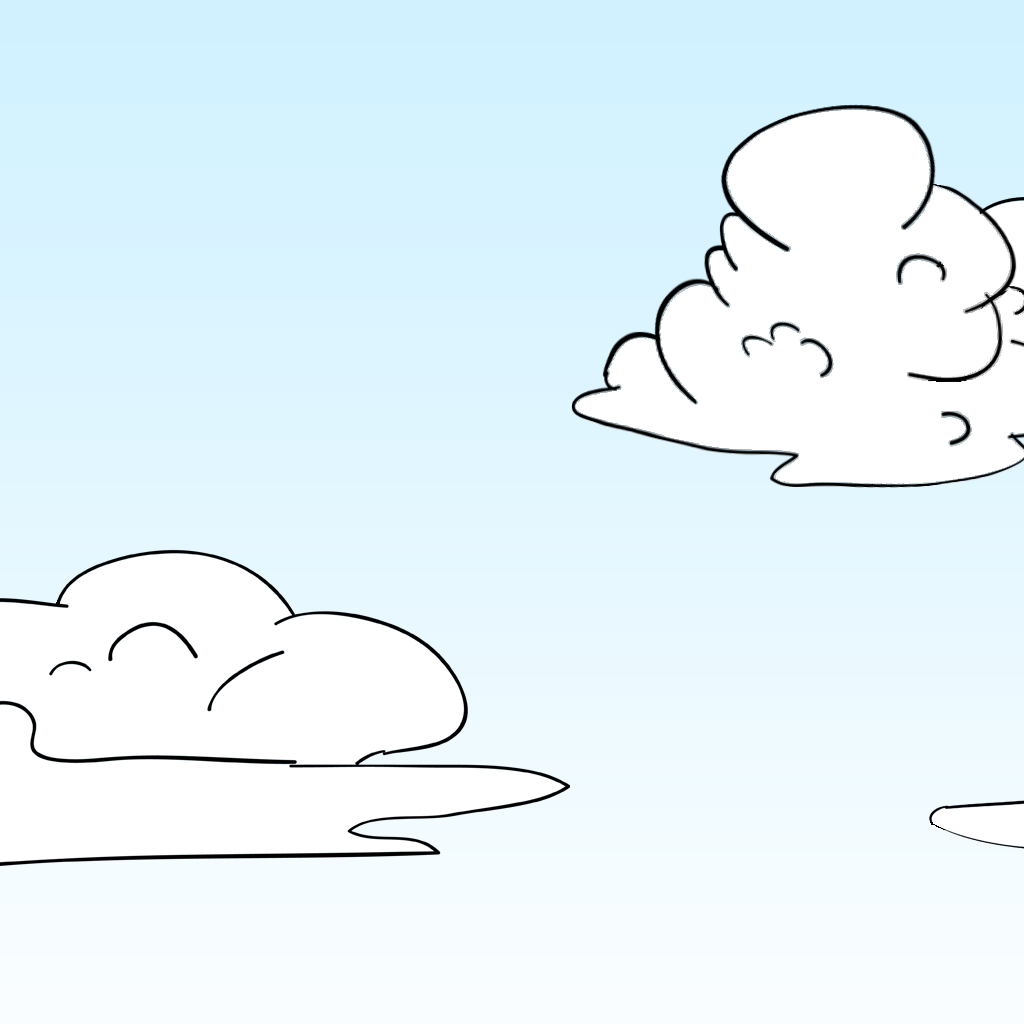
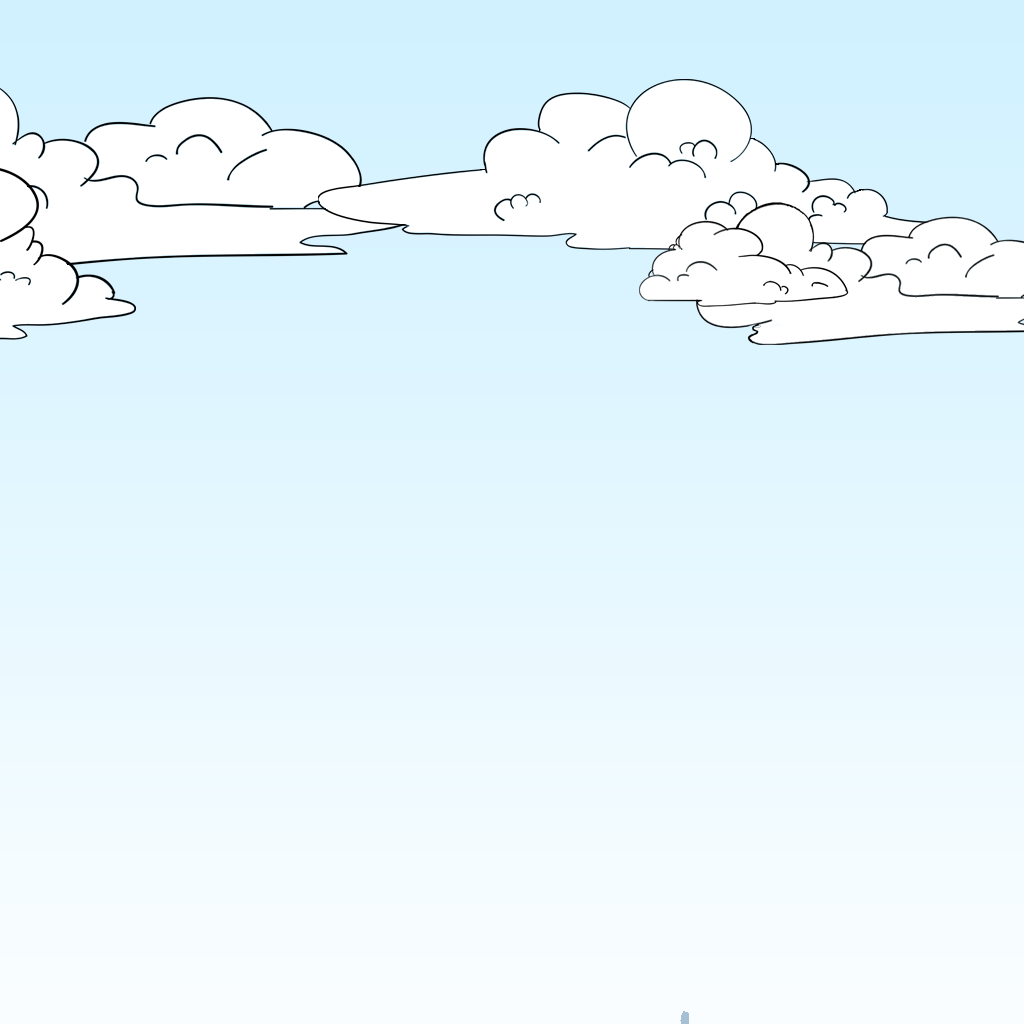
Layer changes from the first 1024px x 1024px image to the second:
removed layer "Layer 2" over [680,1011,689,1024]
painted on "Layer 1" over [0,79,1024,867]
